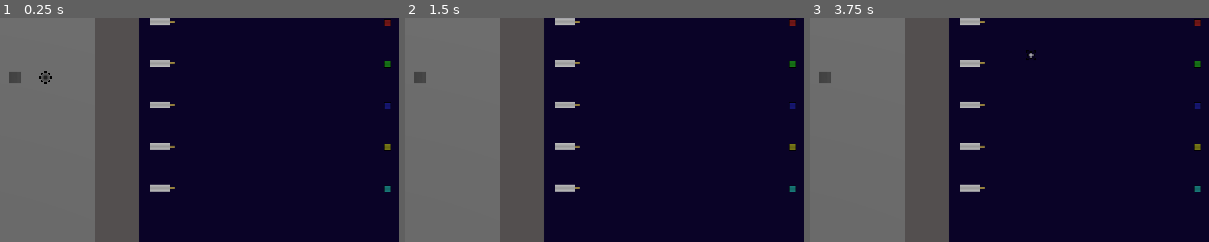
Above: before the commit, frames 1-3 (left to right).
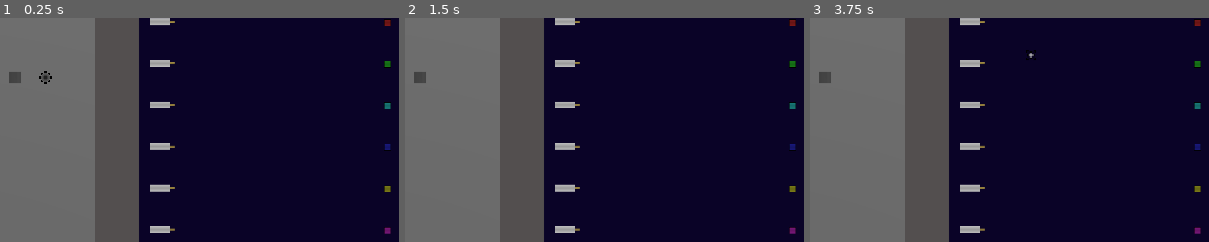
Above: after the commit, the same moments.

Repository: ponosnarassvete/space-shooter
Game: Godot game, scene res://scenes/core_scene_node.tscn
Two runs of this game, one before a commit and one after it. Both use one fixed random seed, a clock stepped at 60 frames per second and the inputs below.
Inputs (mouse positions are % of the whole screen's width and height, from its top left):
- Up to frame 1 (0.25 s): no input
- Up to frame 2 (1.5 s): click (91, 17) at 0.5 s; click (97, 17) at 1.25 s
- Up to frame 3 (3.75 s): click (97, 5) at 2 s; click (91, 5) at 2.75 s; tap Enter at 3.5 s; move the mouse to (72, 45) at 3.52 s; hold D (player_right) from 3.53 s (still down); hold E (player_interact) from 3.53 s (still down); click (72, 45) at 3.67 s
The pictures show only the part of the screen within x 44-94%, y 37-87%; the shares and areas given below are measured in that part.

The runs differ from the first frame. In frame 1, 0.4% of the frame differs, in the area x 37-98%, y 37-97%; in frame 2, 0.4%; in frame 3, 0.4%.

Commit message:
Wires all snapping, now connecting time

Diff:
--- a/project.godot
+++ b/project.godot
@@ -11,7 +11,7 @@
 [application]
 
 config/name="Echo//Decommission"
-config/version="241024-pre-alpha"
+config/version="251024-pre-alpha"
 run/main_scene="res://scenes/core_scene_node.tscn"
 config/features=PackedStringArray("4.3", "Forward Plus")
 config/icon="res://icon.svg"
--- a/scenes/objects/puzzle_test.tscn
+++ b/scenes/objects/puzzle_test.tscn
@@ -57,7 +57,7 @@
 modulate = Color(0.133333, 0.666667, 0.666667, 1)
 z_index = 2
 texture_filter = 1
-position = Vector2(1758, 808)
+position = Vector2(1758, 608)
 scale = Vector2(0.25, 0.25)
 texture = ExtResource("4_kxjed")
 
@@ -65,7 +65,7 @@
 modulate = Color(0.133333, 0.133333, 0.666667, 1)
 z_index = 2
 texture_filter = 1
-position = Vector2(1758, 608)
+position = Vector2(1758, 708)
 scale = Vector2(0.25, 0.25)
 texture = ExtResource("4_kxjed")
 
@@ -73,7 +73,15 @@
 modulate = Color(0.666667, 0.666667, 0.133333, 1)
 z_index = 2
 texture_filter = 1
-position = Vector2(1758, 708)
+position = Vector2(1758, 808)
+scale = Vector2(0.25, 0.25)
+texture = ExtResource("4_kxjed")
+
+[node name="Target6" type="Sprite2D" parent="Wires_and_Targets" groups=["Target_Wire"]]
+modulate = Color(0.666667, 0.133333, 0.666667, 1)
+z_index = 2
+texture_filter = 1
+position = Vector2(1758, 908)
 scale = Vector2(0.25, 0.25)
 texture = ExtResource("4_kxjed")
 
@@ -127,12 +135,23 @@
 [node name="Clamp_2D" parent="Wires_and_Targets/Wire5" index="1" node_paths=PackedStringArray("interface_rect")]
 interface_rect = NodePath("../../../ReferenceRect")
 
-[connection signal="connected" from="Wires_and_Targets/Snap" to="Wires_and_Targets/Connection_Check" method="_on_snap_connected"]
+[node name="Wire6" parent="Wires_and_Targets" groups=["Wire"] instance=ExtResource("3_un02x")]
+z_index = 1
+texture_filter = 1
+position = Vector2(1244, 906)
+scale = Vector2(0.25, 0.25)
+metadata/connected = false
+
+[node name="Clamp_2D" parent="Wires_and_Targets/Wire6" index="1" node_paths=PackedStringArray("interface_rect")]
+interface_rect = NodePath("../../../ReferenceRect")
+
+[connection signal="connected" from="Wires_and_Targets/Snap" to="Wires_and_Targets/Connection_Check" method="_on_connected"]
 [connection signal="dropped" from="Wires_and_Targets/Wire1/Dragging_2D" to="Wires_and_Targets/Snap" method="_on_dropped"]
 [connection signal="dropped" from="Wires_and_Targets/Wire2/Dragging_2D" to="Wires_and_Targets/Snap" method="_on_dropped"]
 [connection signal="dropped" from="Wires_and_Targets/Wire3/Dragging_2D" to="Wires_and_Targets/Snap" method="_on_dropped"]
 [connection signal="dropped" from="Wires_and_Targets/Wire4/Dragging_2D" to="Wires_and_Targets/Snap" method="_on_dropped"]
 [connection signal="dropped" from="Wires_and_Targets/Wire5/Dragging_2D" to="Wires_and_Targets/Snap" method="_on_dropped"]
+[connection signal="dropped" from="Wires_and_Targets/Wire6/Dragging_2D" to="Wires_and_Targets/Snap" method="_on_dropped"]
 
 [editable path="Base_Rubbish"]
 [editable path="Wires_and_Targets/Wire1"]
@@ -140,3 +159,4 @@
 [editable path="Wires_and_Targets/Wire3"]
 [editable path="Wires_and_Targets/Wire4"]
 [editable path="Wires_and_Targets/Wire5"]
+[editable path="Wires_and_Targets/Wire6"]
--- a/scripts/environment/puzzles/connection_check.gd
+++ b/scripts/environment/puzzles/connection_check.gd
@@ -5,12 +5,6 @@
 
 func _process(delta: float) -> void:
 	pass
-	#objects[i].set_meta("Connected", true)
 
-
-func _on_snap_connected() -> void:
-	pass # Replace with function body.
-
-
-func _on_dragging_2d_dropped() -> void:
-	pass # Replace with function body.
+func _on_connected(object: Node2D, target: Node2D) -> void:
+	pass
--- a/scripts/environment/puzzles/dragging_2d.gd
+++ b/scripts/environment/puzzles/dragging_2d.gd
@@ -22,7 +22,7 @@
 				current_sprite = true
 				offset = sprite.global_position - event.position  # Calculate offset
 		elif not event.pressed and event.button_index == MOUSE_BUTTON_LEFT:
-			dropped.emit()
+			dropped.emit(get_parent())
 			sprite.get_parent().move_child(sprite, -1)
 			current_sprite = false
 			dragging = false  # Stop dragging when mouse button is released
--- a/scripts/environment/puzzles/puzzle_test.gd
+++ b/scripts/environment/puzzles/puzzle_test.gd
@@ -32,6 +32,3 @@
 
 func _ready() -> void:
 	interaction_area.interact = Callable(self, "puzzle_init")
-
-func _process(delta: float) -> void:
-	pass
--- a/scripts/environment/puzzles/snap_to_target_2d.gd
+++ b/scripts/environment/puzzles/snap_to_target_2d.gd
@@ -14,10 +14,9 @@
 	targets = get_tree().get_nodes_in_group(target_group_name)
 	objects = get_tree().get_nodes_in_group(object_group_name)
 
-func _on_dropped() -> void:
+func _on_dropped(object: Node2D) -> void:
 	for target in targets:
-		for object in objects:
-			if object.position.distance_to(target.position) < snap_threshold:
-				object.position = target.position
-				connected.emit()
-				break
+		if object.position.distance_to(target.position) < snap_threshold:
+			object.position = target.position
+			connected.emit(object, target)
+			break
